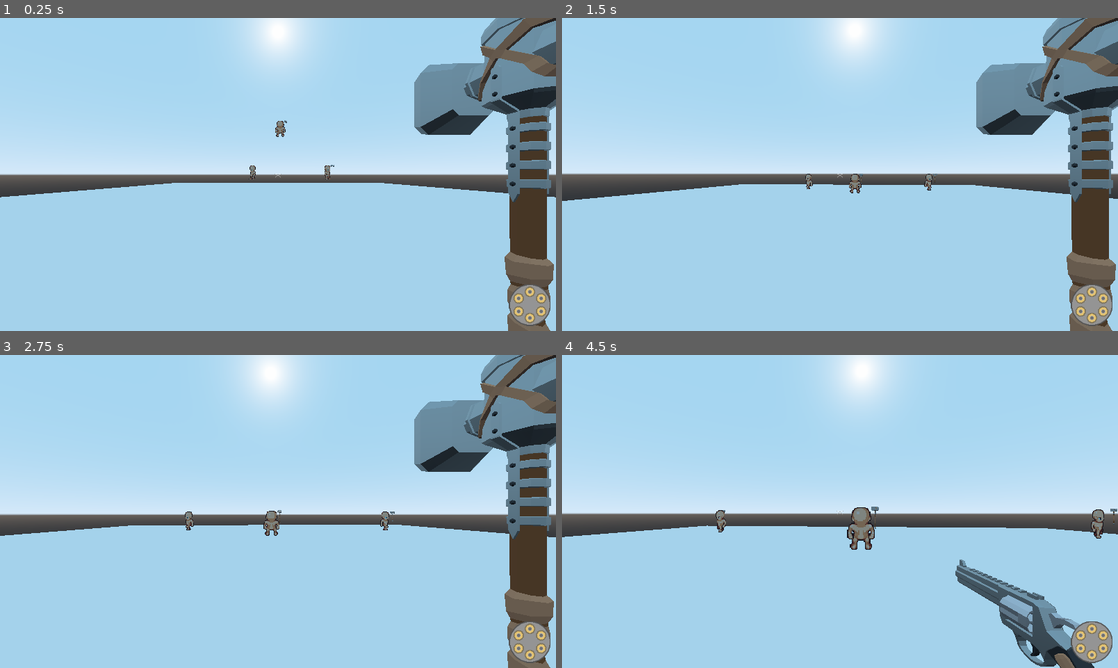
Above: before the commit, frames 1-4 (two rows, left to right).
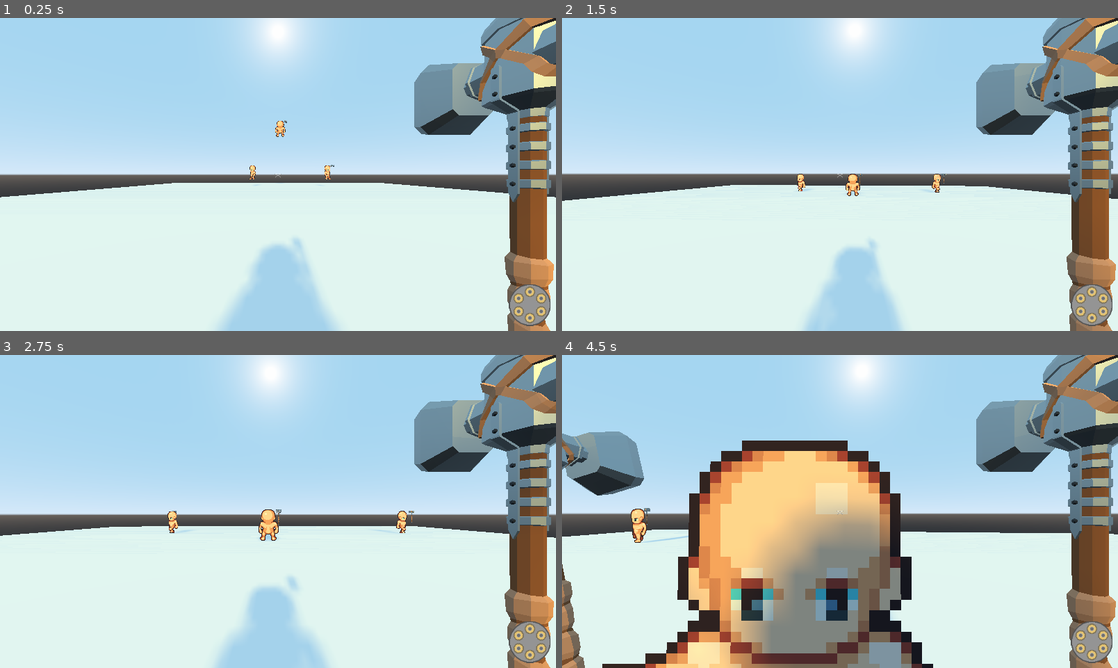
Above: after the commit, the same moments.

Repository: ItsAlxl/verminlike
Game: Godot game, scene res://level/dbg_level.tscn
Same seed, same stepped clock (60 frames per second), same inputs: the game is played once before the commit and once after it.
Inputs (mouse positions are in pixels of both pictures, inside the frame that each line leads up to):
- Up to frame 1 (0.25 s): no input
- Up to frame 2 (1.5 s): move the mouse to (867, 174) at 0.52 s; hold Right mouse button (block) 0.53-1.28 s; hold W (movt_fwd) from 0.53 s (still down); tap Space (movt_jump) at 0.77 s; tap Shift (dodge) at 0.8, 1.35 s; move the mouse to (812, 174) at 1.27 s
- Up to frame 3 (2.75 s): keep holding W (movt_fwd); tap Space (movt_jump) at 1.52 s; tap Q (switch_wep) at 1.55 s; move the mouse to (289, 505) at 2.02 s; hold Q (switch_wep) from 2.03 s (still down); right-click (289, 505) at 2.3 s
- Up to frame 4 (4.5 s): keep holding W (movt_fwd); move the mouse to (834, 517) at 2.77 s; release Q (switch_wep) at 2.78 s; click (834, 517) at 2.85 s; tap Space (movt_jump) at 3.02, 3.77 s; tap Shift (dodge) at 3.05, 4.35 s; move the mouse to (878, 514) at 3.52 s; hold Right mouse button (block) 3.53-4.28 s; tap Q (switch_wep) at 3.8 s; move the mouse to (795, 508) at 4.27 s

The runs differ from the first frame. In frame 1, 44% of the frame differs, in the area x 0-100%, y 0-100%; in frame 2, 44%; in frame 3, 43%; in frame 4, 64%.

Commit message:
Prep for level

Diff:
--- a/global/Game.gd
+++ b/global/Game.gd
@@ -1,7 +1,7 @@
 extends Node
 
 var plr: Player;
-var level: RigidBody;
+var level: Spatial;
 
 func _ready() -> void:
 	randomize();
--- a/level/dbg_level.tscn
+++ b/level/dbg_level.tscn
@@ -6,6 +6,9 @@
 
 [sub_resource type="BoxShape" id=1]
 extents = Vector3( 25, 0.1, 25 )
+
+[sub_resource type="BoxShape" id=3]
+extents = Vector3( 28.1832, 2.62618, 1.61502 )
 
 [sub_resource type="CubeMesh" id=2]
 size = Vector3( 50, 0.2, 50 )
@@ -17,12 +20,27 @@
 
 [node name="DirectionalLight" type="DirectionalLight" parent="."]
 transform = Transform( 1, 0, 0, 0, 0.925574, 0.378568, 0, -0.378568, 0.925574, 0, 2.37836, 0 )
-visible = false
 light_color = Color( 1, 0.866667, 0.337255, 1 )
 shadow_enabled = true
 
 [node name="Col" type="CollisionShape" parent="."]
 shape = SubResource( 1 )
+
+[node name="Col2" type="CollisionShape" parent="."]
+transform = Transform( 1, 0, 0, 0, 1, 0, 0, 0, 1, 0, 0, -26.4677 )
+shape = SubResource( 3 )
+
+[node name="Col3" type="CollisionShape" parent="."]
+transform = Transform( 1, 0, 0, 0, 1, 0, 0, 0, 1, 0, 0, 26.3945 )
+shape = SubResource( 3 )
+
+[node name="Col4" type="CollisionShape" parent="."]
+transform = Transform( -4.37114e-08, 0, 1, 0, 1, 0, -1, 0, -4.37114e-08, -26.5155, 0, 0.112692 )
+shape = SubResource( 3 )
+
+[node name="Col5" type="CollisionShape" parent="."]
+transform = Transform( -4.37114e-08, 0, 1, 0, 1, 0, -1, 0, -4.37114e-08, 26.2593, 0, 0.112692 )
+shape = SubResource( 3 )
 
 [node name="Mesh" type="MeshInstance" parent="."]
 mesh = SubResource( 2 )
--- a/level/level.gd
+++ b/level/level.gd
@@ -1,4 +1,4 @@
-extends RigidBody
+extends Spatial
 
 func _ready() -> void:
 	Game.level = self;
--- /dev/null
+++ b/level/level.tscn
@@ -0,0 +1,6 @@
+[gd_scene load_steps=2 format=2]
+
+[ext_resource path="res://level/level.gd" type="Script" id=1]
+
+[node name="Level" type="Spatial"]
+script = ExtResource( 1 )
--- /dev/null
+++ b/level/mesh_library.tscn
@@ -0,0 +1,3 @@
+[gd_scene format=2]
+
+[node name="mesh_library" type="Spatial"]
--- /dev/null
+++ b/level/terrain_col_baker.gd
@@ -0,0 +1,22 @@
+tool
+extends RigidBody
+
+export var bake := false setget set_bake, get_bake;
+
+func set_bake(b: bool):
+	add_child(Node.new());
+	_bake();
+func get_bake() -> bool:
+	return false;
+
+func _bake() -> void:
+	for c in get_children():
+		remove_child(c);
+		c.queue_free();
+
+	for m in get_node("../TerrainMeshes").get_children():
+		var col := CollisionShape.new();
+		col.name = m.name + "_shape";
+		add_child(col);
+		col.translation = m.translation;
+		col.shape = m.mesh.create_trimesh_shape();
--- a/unit/RigidBodyController.gd
+++ b/unit/RigidBodyController.gd
@@ -38,6 +38,8 @@
 ### Integrate forces vars
 export var accel := 80.0; # Player acceleration force
 export var jump := 5.0; # Jump force multiplier
+export var dodge := 25.0; # Dodge impulse multiplier
+export var dodge_cd := 0.75; # Dodge cooldown
 export var air_control := 0.0; # Air control multiplier
 export var turning_scale := 45.0; # How quickly to scale movement towards a turning direction. Lower is more.
 export var walkable_slope := 0.35; # Walkable slope. Lower is steeper
@@ -54,6 +56,9 @@
 var is_landing := false; # Whether the player has jumped & let go of jump
 var is_jumping := false; # Whether the player has jumped
 var was_jumping := false; # Whether the player was jumping during the last physics frame
+
+var should_dodge := false;
+var dodge_cd_now := 0.0;
 
 func _physics_process(_delta: float) -> void:
 ### Groundedness raycasts
@@ -111,6 +116,10 @@
 		if (collision && is_slope_walkable(collision.normal.y)):
 			is_grounded = true;
 
+func _process(delta: float) -> void:
+	if dodge_cd_now > 0.0:
+		dodge_cd_now -= delta;
+
 func _integrate_forces(state: PhysicsDirectBodyState) -> void:
 	upper_slope_normal = Vector3.UP;
 	lower_slope_normal = Vector3.DOWN;
@@ -149,22 +158,30 @@
 	# If the player tried to jump & is grounded, apply an upward force times the jump multiplier
 	if should_jump:
 		should_jump = false;
-		if true || (is_grounded && !is_jumping):
+		if is_grounded && !is_jumping:
 			state.apply_central_impulse(Vector3.UP * jump);
 			is_jumping = true;
 			is_landing = false;
 	# Apply a downward force once if the player lets go of jump to assist with landing
-	if (!is_grounded) && should_dejump:
+	if !is_grounded && should_dejump:
 		should_dejump = false;
-		if (is_landing == false):
+		if !is_landing:
 			state.apply_central_impulse(Vector3.DOWN * jump * 0.2);
 			is_landing = true;
-	if (is_grounded && was_jumping):
+	if is_grounded && was_jumping:
 		is_jumping = false;
 	was_jumping = is_jumping;
 
+### Dodging
+	var move := get_movt_vect(); # Get movement vector relative to player orientation
+
+	if should_dodge:
+		should_dodge = false;
+		if dodge_cd_now <= 0.0:
+			dodge_cd_now = dodge_cd;
+			state.apply_central_impulse(move * dodge);
+
 ### Movement
-	var move := get_movt_vect(); # Get movement vector relative to player orientation
 	var move2 := Vector2(move.x, move.z); # Convert movement for Vector2 methods
 
 	apply_friction_modifiers(move);
--- a/unit/Unit.gd
+++ b/unit/Unit.gd
@@ -43,29 +43,38 @@
 	return WepHand.get_child(0) as Spatial;
 
 func switch_wep():
-	if can_wep_move():
-		_queue_block = false;
-		_queue_unblock = false;
-		_queue_atk_start = false;
-		_queue_atk_release = false;
-		_queue_wep_switch = false;
-
-		if get_wep() != null:
-			var w := get_wep();
-			WepHand.remove_child(w);
-			WepBelt.add_child(w);
-			if w.wep_type == "RANGED":
-				w.set_eyeline_adjust(false);
-
-		var new_wep := WepBelt.get_child(0);
-		WepBelt.remove_child(new_wep);
-		WepHand.add_child(new_wep);
-		if new_wep.wep_type == "RANGED":
-			new_wep.set_eyeline_adjust(true);
-	else:
-		_queue_wep_switch = true;
+	if !blocks_preventing_attack() && !is_attacking:
+		if can_wep_move():
+			_queue_block = false;
+			_queue_unblock = false;
+			_queue_atk_start = false;
+			_queue_atk_release = false;
+			_queue_wep_switch = false;
+
+			WepAnims.play("switch_weps");
+		else:
+			_queue_wep_switch = true;
+
+func _perf_wep_switch() -> void:
+	if get_wep() != null:
+		var w := get_wep();
+		WepHand.remove_child(w);
+		WepBelt.add_child(w);
+		if w.wep_type == "RANGED":
+			w.set_eyeline_adjust(false);
+
+	var new_wep := WepBelt.get_child(0);
+	WepBelt.remove_child(new_wep);
+	WepHand.add_child(new_wep);
+	if new_wep.wep_type == "RANGED":
+		new_wep.set_eyeline_adjust(true);
 
 func _ready() -> void:
+	for dbg in [get_node_or_null("Head/Pitch/wep/DBGHammer"), get_node_or_null("Head/Pitch/wep/DBGRevolver")]:
+		if dbg != null:
+			dbg.get_parent().remove_child(dbg);
+			dbg.queue_free();
+
 	head.rotation.y = rotation.y;
 	rotation.y = 0;
 
--- a/unit/Unit.tscn
+++ b/unit/Unit.tscn
@@ -1,12 +1,14 @@
-[gd_scene load_steps=28 format=2]
+[gd_scene load_steps=31 format=2]
 
 [ext_resource path="res://unit/Unit.gd" type="Script" id=1]
 [ext_resource path="res://unit/physmat_unit.tres" type="PhysicsMaterial" id=2]
 [ext_resource path="res://unit/lpc/base/masc_human.png" type="Texture" id=3]
+[ext_resource path="res://wep/hammer/hammer.tscn" type="PackedScene" id=4]
 [ext_resource path="res://unit/unit_capsule_shape.tres" type="Shape" id=5]
 [ext_resource path="res://unit/OverlapDetect.gd" type="Script" id=6]
 [ext_resource path="res://unit/lpc/LPCLeader.gd" type="Script" id=7]
 [ext_resource path="res://unit/material_blood.tres" type="Material" id=8]
+[ext_resource path="res://wep/revolver/revolver.tscn" type="PackedScene" id=9]
 [ext_resource path="res://unit/wep_grip.gd" type="Script" id=10]
 
 [sub_resource type="Animation" id=1]
@@ -543,6 +545,55 @@
 }, {
 "args": [  ],
 "method": "reset_attack_chain"
+} ]
+}
+
+[sub_resource type="Animation" id=20]
+resource_name = "switch_weps"
+length = 0.2
+step = 0.025
+tracks/0/type = "value"
+tracks/0/path = NodePath("Head/Pitch/wep:translation")
+tracks/0/interp = 1
+tracks/0/loop_wrap = true
+tracks/0/imported = false
+tracks/0/enabled = true
+tracks/0/keys = {
+"times": PoolRealArray( 0, 0.1, 0.175 ),
+"transitions": PoolRealArray( 1, 1, 1 ),
+"update": 0,
+"values": [ Vector3( 0.604098, -0.435852, -0.496375 ), Vector3( 0.604098, -0.693808, -0.490142 ), Vector3( 0.604098, -0.435852, -0.496375 ) ]
+}
+tracks/1/type = "value"
+tracks/1/path = NodePath("Head/Pitch/wep:rotation_degrees")
+tracks/1/interp = 1
+tracks/1/loop_wrap = true
+tracks/1/imported = false
+tracks/1/enabled = true
+tracks/1/keys = {
+"times": PoolRealArray( 0, 0.1, 0.175 ),
+"transitions": PoolRealArray( 1, 1, 1 ),
+"update": 0,
+"values": [ Vector3( 0, -90, 0 ), Vector3( 5.04838e-07, -90, 11.619 ), Vector3( 0, -90, 0 ) ]
+}
+tracks/2/type = "method"
+tracks/2/path = NodePath(".")
+tracks/2/interp = 1
+tracks/2/loop_wrap = true
+tracks/2/imported = false
+tracks/2/enabled = true
+tracks/2/keys = {
+"times": PoolRealArray( 0, 0.1, 0.125 ),
+"transitions": PoolRealArray( 1, 1, 1 ),
+"values": [ {
+"args": [ false ],
+"method": "set_allow_wep_movt"
+}, {
+"args": [  ],
+"method": "_perf_wep_switch"
+}, {
+"args": [ true ],
+"method": "set_allow_wep_movt"
 } ]
 }
 
@@ -682,6 +733,10 @@
 transform = Transform( -4.37114e-08, 0, -1, 0, 1, 0, 1, 0, -4.37114e-08, 0.604098, -0.435852, -0.496375 )
 script = ExtResource( 10 )
 
+[node name="DBGHammer" parent="Head/Pitch/wep" instance=ExtResource( 4 )]
+
+[node name="DBGRevolver" parent="Head/Pitch/wep" instance=ExtResource( 9 )]
+
 [node name="belt" type="Spatial" parent="Head"]
 transform = Transform( -4.37114e-08, 0, -1, 1, -4.37114e-08, -4.37114e-08, -4.37114e-08, -1, 1.91069e-15, -0.703766, -0.983166, 0 )
 
@@ -712,6 +767,7 @@
 anims/reset = SubResource( 8 )
 anims/swipe_left = SubResource( 9 )
 anims/swipe_right = SubResource( 10 )
+anims/switch_weps = SubResource( 20 )
 anims/uppercut = SubResource( 11 )
 
 [node name="OverlapDetect" type="Area" parent="."]
--- a/unit/player/Player.gd
+++ b/unit/player/Player.gd
@@ -18,11 +18,13 @@
 		pitch.rotation_degrees.x = clamp(pitch.rotation_degrees.x, -90, 90);
 
 	if is_alive():
-		# Jump
+		# Movement
 		if ev.is_action_pressed("movt_jump"):
 			should_jump = true;
 		if ev.is_action_released("movt_jump"):
 			should_dejump = true;
+		if ev.is_action_pressed("dodge"):
+			should_dodge = true;
 
 		# Weapons
 		if is_wep_ranged():
--- a/unit/player/Player.tscn
+++ b/unit/player/Player.tscn
@@ -10,6 +10,7 @@
 collision_mask = 23
 script = ExtResource( 2 )
 accel = 120.0
+dodge = 5.0
 air_control = 0.2
 speed_limit = 4.0
 hp_max = 1.0
@@ -31,6 +32,5 @@
 fov = 80.0
 
 [node name="Revolver" parent="Head/belt" index="0" instance=ExtResource( 3 )]
-transform = Transform( 1, 0, 0, 0, 1, 0, 0, 0, 1, 0, 0, 0 )
 atk_extras = {
 }
--- a/wep/hammer/hammer.tscn
+++ b/wep/hammer/hammer.tscn
@@ -3,17 +3,16 @@
 [ext_resource path="res://wep/base_wep.tscn" type="PackedScene" id=1]
 [ext_resource path="res://wep/wep_melee.gd" type="Script" id=2]
 [ext_resource path="res://wep/hammer/hammer.obj" type="ArrayMesh" id=3]
-[ext_resource path="res://wep/materials/wood_grip.tres" type="Material" id=4]
-[ext_resource path="res://wep/materials/metal_dark.tres" type="Material" id=5]
-[ext_resource path="res://wep/materials/metal_body.tres" type="Material" id=6]
-[ext_resource path="res://wep/materials/wood_body.tres" type="Material" id=7]
+[ext_resource path="res://materials/wood_grip.tres" type="Material" id=4]
+[ext_resource path="res://materials/metal_dark.tres" type="Material" id=5]
+[ext_resource path="res://materials/metal_body.tres" type="Material" id=6]
+[ext_resource path="res://materials/wood_body.tres" type="Material" id=7]
 [ext_resource path="res://wep/sounds/deep_smack.ogg" type="AudioStream" id=8]
 
 [sub_resource type="BoxShape" id=1]
 extents = Vector3( 0.300082, 0.163928, 0.140098 )
 
 [node name="Hammer" instance=ExtResource( 1 )]
-transform = Transform( -4.37114e-08, 0, -1, 0, 1, 0, 1, 0, -4.37114e-08, 0, 0, 0 )
 script = ExtResource( 2 )
 dmg = 15.0
 knockback = Vector2( 6, 2 )
--- a/wep/revolver/revolver.tscn
+++ b/wep/revolver/revolver.tscn
@@ -1,10 +1,10 @@
 [gd_scene load_steps=16 format=2]
 
 [ext_resource path="res://wep/revolver/Revolver.obj" type="ArrayMesh" id=1]
-[ext_resource path="res://wep/materials/wood_grip.tres" type="Material" id=2]
-[ext_resource path="res://wep/materials/metal_mechanism.tres" type="Material" id=3]
-[ext_resource path="res://wep/materials/metal_body.tres" type="Material" id=4]
-[ext_resource path="res://wep/materials/metal_dark.tres" type="Material" id=5]
+[ext_resource path="res://materials/wood_grip.tres" type="Material" id=2]
+[ext_resource path="res://materials/metal_mechanism.tres" type="Material" id=3]
+[ext_resource path="res://materials/metal_body.tres" type="Material" id=4]
+[ext_resource path="res://materials/metal_dark.tres" type="Material" id=5]
 [ext_resource path="res://wep/base_wep.tscn" type="PackedScene" id=6]
 [ext_resource path="res://wep/wep_ranged.gd" type="Script" id=7]
 [ext_resource path="res://wep/sounds/metal_click.ogg" type="AudioStream" id=8]
@@ -19,7 +19,6 @@
 length = 100.0
 
 [node name="Revolver" instance=ExtResource( 6 )]
-transform = Transform( -4.37114e-08, 0, -1, 0, 1, 0, 1, 0, -4.37114e-08, 0, 0, 0 )
 script = ExtResource( 7 )
 dmg = 50.0
 knockback = Vector2( 1, 0.5 )
Not shown: 1 places in level/dbg_level.tscn that only renumber resources
Renamed: wep/materials/metal_body.tres -> materials/metal_body.tres
Renamed: wep/materials/metal_dark.tres -> materials/metal_dark.tres
Renamed: wep/materials/metal_mechanism.tres -> materials/metal_mechanism.tres
Renamed: wep/materials/wood_body.tres -> materials/wood_body.tres
Renamed: wep/materials/wood_grip.tres -> materials/wood_grip.tres
Not shown, changed: wep/sounds/revolver_spin.ogg
